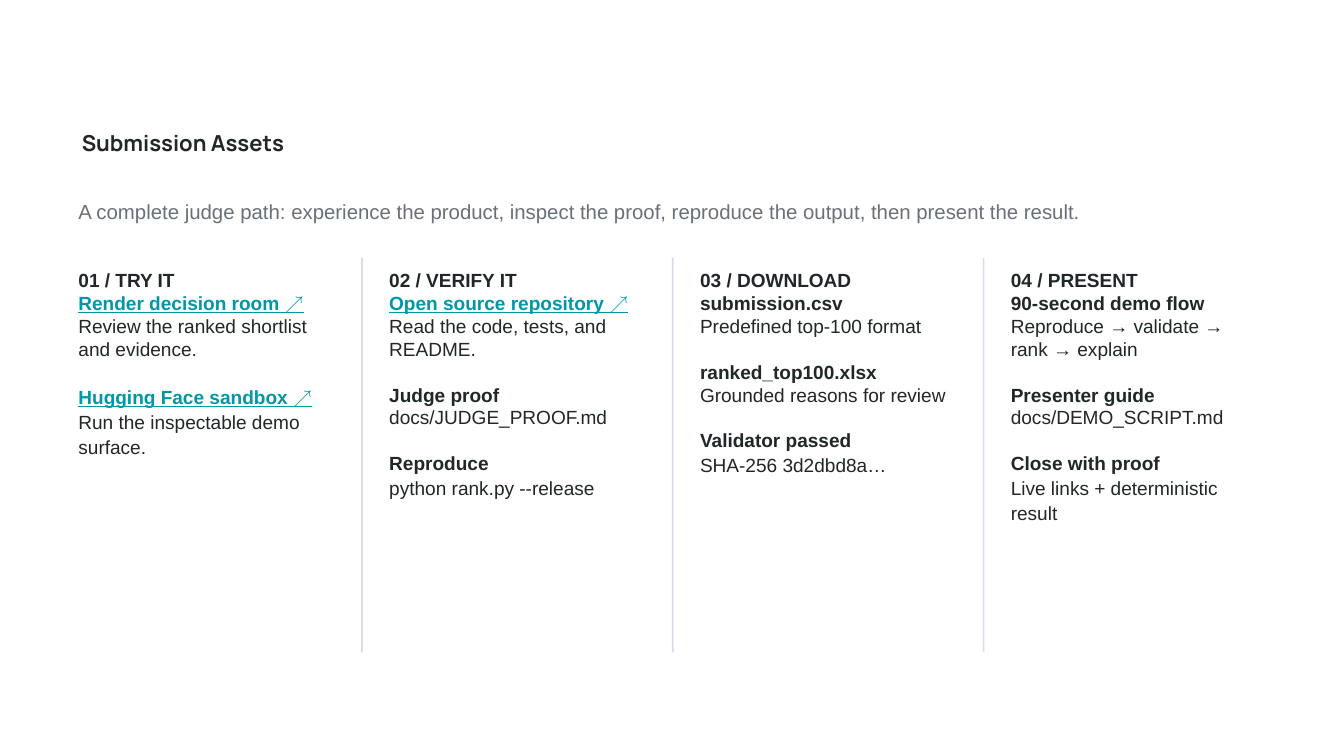
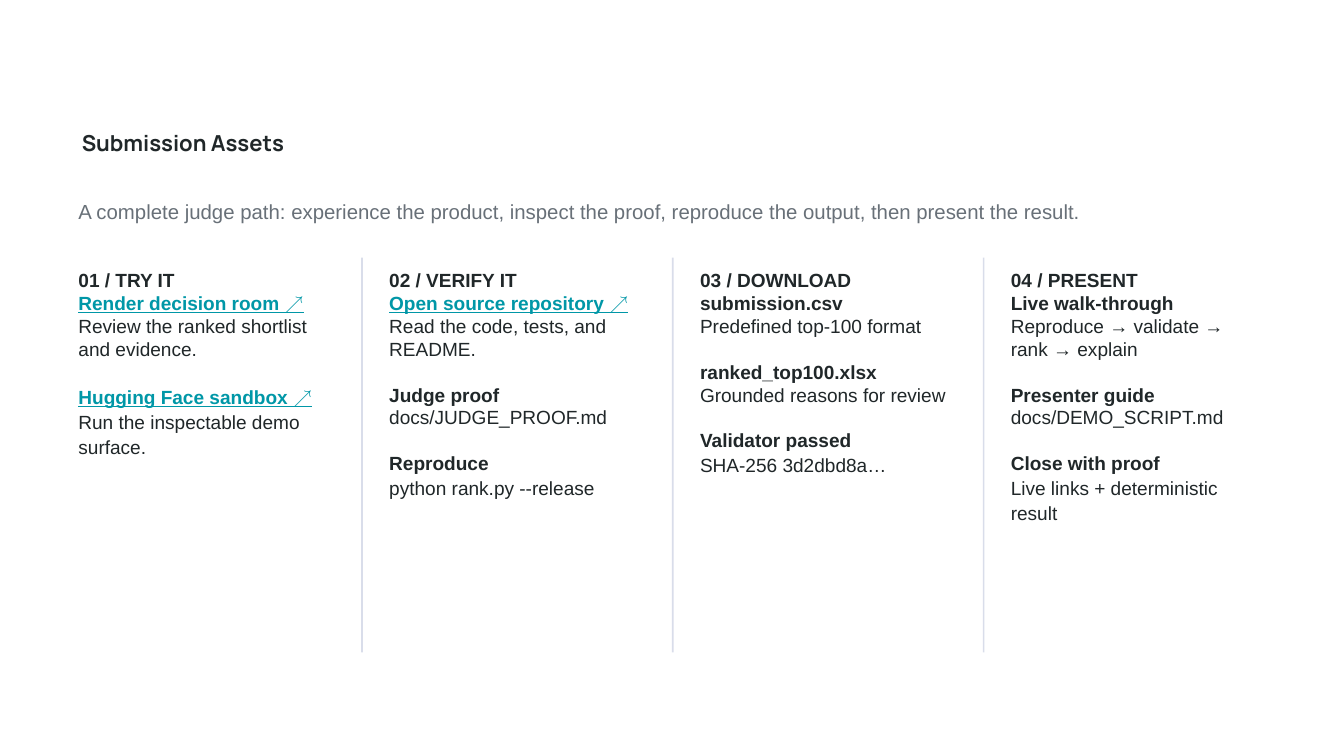
Before and after one commit to bansalbhunesh/redrob-hirefit-ranker, a slide deck: slide 10 of docs/HireFit_Submission_Deck.pptx. Drawn at 1344x756 pixels with LibreOffice and Linux fonts; fonts in the diff are those of the drawing; background and template pictures are left out. Boxes give left, top, right and bottom in pixels: in the first picture for what was removed or moved away, otherwise in the second. Text is boxed around its words. In the diff, an @@ line names an element or a change of style, - is before the commit and + after.

```diff
--- a/docs/HireFit_Submission_Deck.pptx
+++ b/docs/HireFit_Submission_Deck.pptx
@@ text at (1011,273,1224,520): text changed @@
-04 / PRESENT
-90-second demo flow
-Reproduce → validate → rank → explain
-Presenter guide
-docs/DEMO_SCRIPT.md
-Close with proof
-Live links + deterministic result
+04 / PRESENT
+Live walk-through
+Reproduce → validate → rank → explain
+Presenter guide
+docs/DEMO_SCRIPT.md
+Close with proof
+Live links + deterministic result
```
